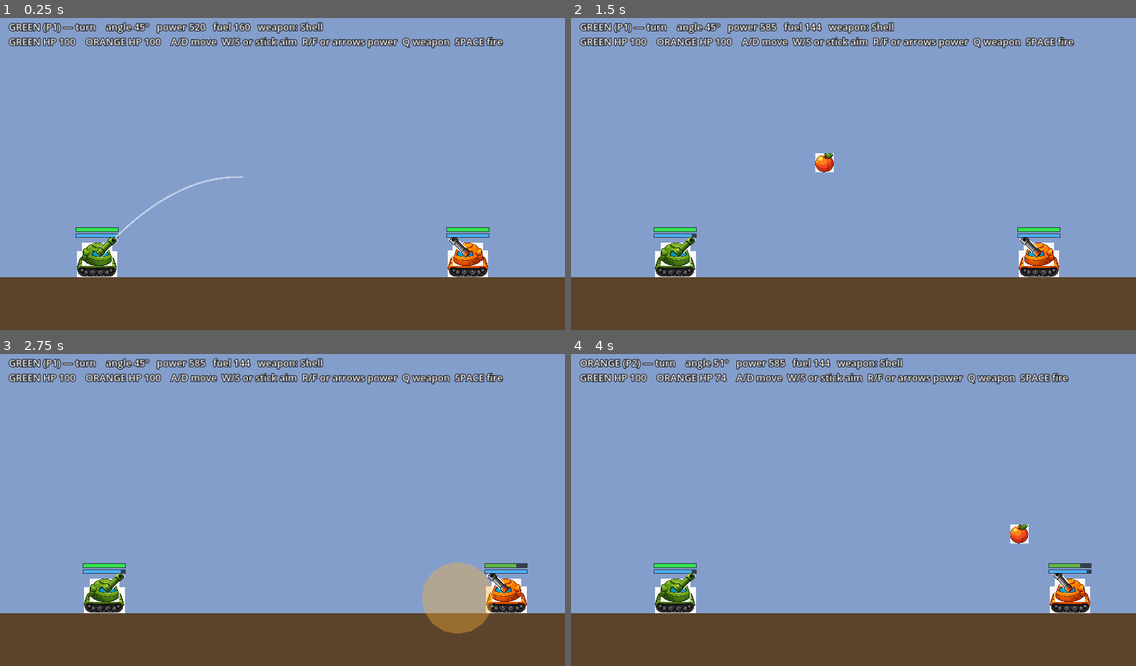
Above: before the commit, frames 1-4 (two rows, left to right).
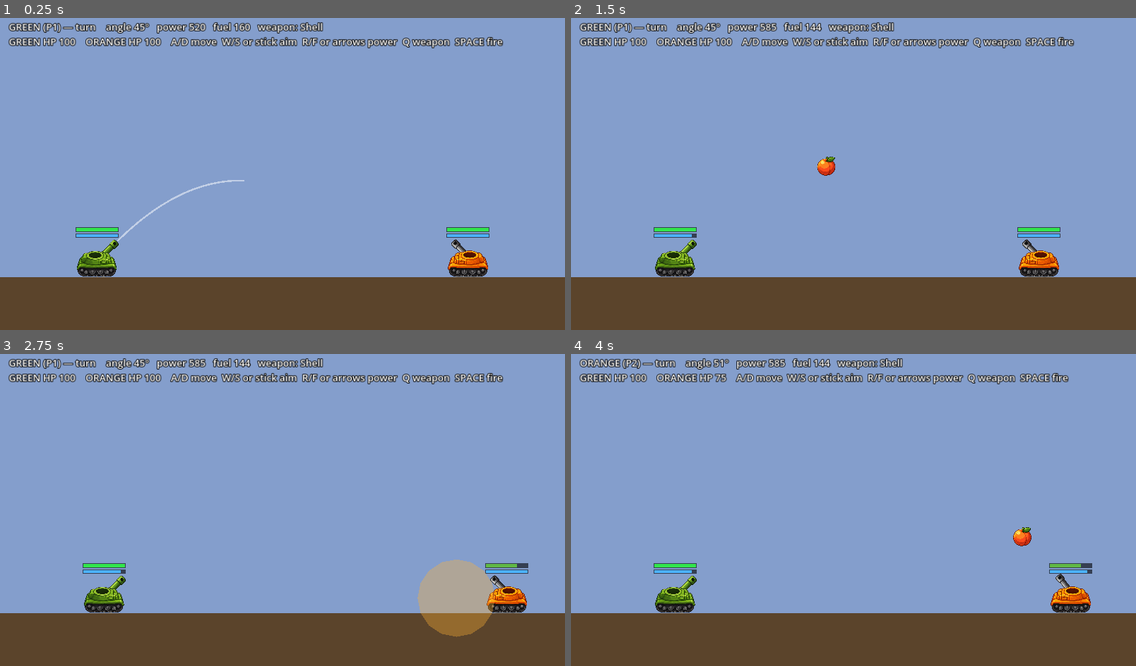
Above: after the commit, the same moments.

Repository: DriveThruG/Peach-Party
Game: Godot game, scene res://artillery/Artillery.tscn
Two runs of this game, one before a commit and one after it. Both use one fixed random seed, a clock stepped at 60 frames per second and the inputs below. This scene is started directly instead of the project's main scene.
Inputs:
- Up to frame 1 (0.25 s): no input
- Up to frame 2 (1.5 s): tap Enter at 0.5 s; hold D 0.53-1.28 s; hold R 0.53-1.28 s; tap Space at 0.77 s; hold S from 1.28 s (still down); tap F at 1.35 s
- Up to frame 3 (2.75 s): tap Space at 1.52 s; release S at 2.03 s; hold D from 2.03 s (still down); tap Q at 2.1 s
- Up to frame 4 (4 s): release D at 2.78 s; hold W 2.78-3.53 s; tap Enter at 2.85 s; tap Space at 3.02, 3.77 s; hold A from 3.53 s (still down); hold R from 3.53 s (still down)

The runs differ from the first frame. In frame 1, 1.2% of the frame differs, in the area x 13-87%, y 50-84%; in frame 2, 1.2%; in frame 3, 1.4%, in the area x 14-94%, y 65-91%; in frame 4, 1.3%.

Commit message:
Artillery: make sheet transparent (border flood-fill -> alpha, keeps interior whites); use hull-with-turret + barrel only

Diff:
--- a/godot/artillery/tank.gd
+++ b/godot/artillery/tank.gd
@@ -14,9 +14,8 @@
 const BARREL_REGION := [Rect2(556, 156, 156, 48), Rect2(556, 364, 160, 48)]
 const PEACH_REGION := Rect2(768, 212, 132, 136)
 
-# Placement in world px (post-scale) — tune if the turret/barrel sit wrong.
-const TURRET_Y := -52.0
-const BARREL_PIVOT := Vector2(2, -50)
+# Placement in world px (post-scale) — tune if the barrel sits wrong on the turret.
+const BARREL_PIVOT := Vector2(6, -42)
 const BAR_W := 98.0
 
 var hp := MAX_HP
@@ -37,19 +36,19 @@
 	facing = in_facing
 	team_color = Color(0.45, 0.8, 0.3) if variant == 0 else Color(1.0, 0.55, 0.2)
 
+	# Hull sprite already includes the turret, so we only add the rotating barrel on top.
 	var hr: Rect2 = HULL_REGION[variant]
 	var hull := _sprite(hr, Vector2(0, -hr.size.y * TANK_SCALE * 0.5), self)  # bottom at the feet
-	var turret := _sprite(TURRET_REGION[variant], Vector2(0, TURRET_Y), self)
 	if facing == -1:
 		hull.flip_h = true
-		turret.flip_h = true
 
 	barrel = Node2D.new()
 	barrel.position = BARREL_PIVOT
 	add_child(barrel)
 	var br: Rect2 = BARREL_REGION[variant]
 	barrel_len = br.size.x * TANK_SCALE
-	_sprite(br, Vector2(barrel_len * 0.5, 0), barrel)        # barrel's left (mount) end sits at the pivot
+	var bsprite := _sprite(br, Vector2(barrel_len * 0.5, 0), barrel)   # barrel's mount end sits at the pivot
+	bsprite.z_index = -1                                               # tuck the barrel slightly behind the turret
 
 	hp_fill = _make_bar(-108.0, Color(0.2, 0.9, 0.3))
 	fuel_fill = _make_bar(-94.0, Color(0.3, 0.7, 1.0))
Binary file changed: godot/artillery/art/Artillery.png
